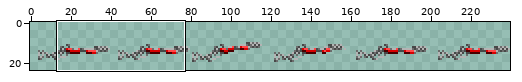
Sprite sheet, stored at items/active/weapons/falloutbound/fallout-stationpump/fallout-stationpump.png. Above: a wide view before the commit, with the close-up outlined.
Close-up. As it was:
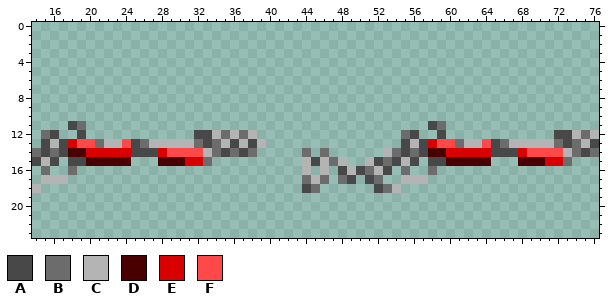
The file is 240x30 pixels. Shown: x 14..76, y 0..23. The wide view leaves out empty margins. The commit also changed other parts of the picture, which this record leaves out.
Palette (. is transparent): A #484848  B #6c6c6c  C #b4b4b4  D #480000  E #d80000  F #ff4848
Pixels before, first column x 14:
11 ....AB......................................AB.................
12 .BA..A............AACBCBC................BA..A............AACBC
13 .ACAEFFBCCFABCCCCCBABCACAC...............ACAEFFBCCFABCCCCCBABCA
14 BABADDEEEEEAAAEFFFFCBABAB.....B.B......CBABADDEEEEEAAAEFFFFCBAB
15 ACA.AADDDDD...DDDEEB..........CACBC..CABACA.AADDDDD...DDDEEB...
16 .B..B.........................C.C.ACABCA.B..B..................
17 .CCC..........................BCB.BA.AB..CCC...................
18 C.............................AB......ABC......................
Once edited:
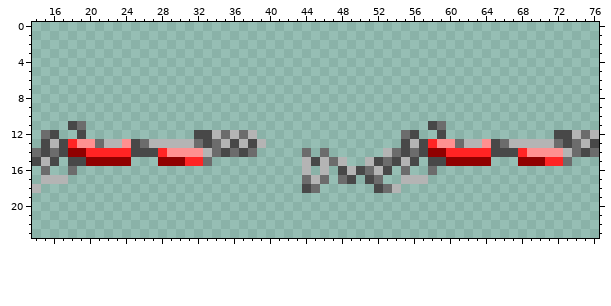
The exact change:
colour D: #480000 -> #900000
colour E: #d80000 -> #ff2424
colour F: #ff4848 -> #ff9090
Changed places in both close-ups, as pixel boxes (x1, y1, x2, y2):
changed: (68, 139, 203, 166)
changed: (428, 139, 491, 166)
changed: (518, 148, 563, 166)
